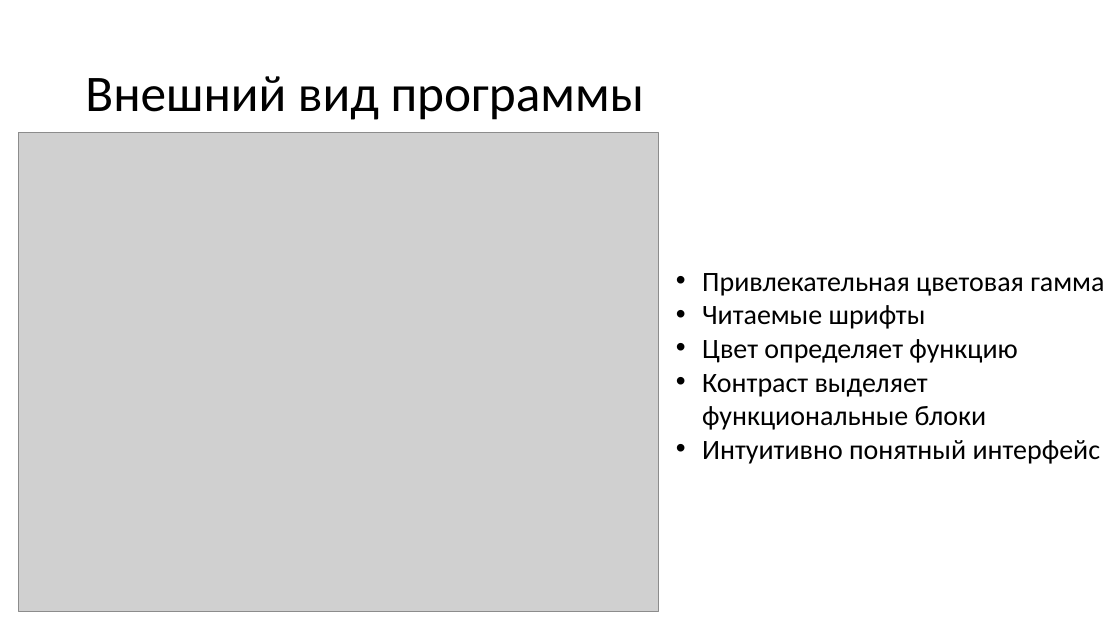
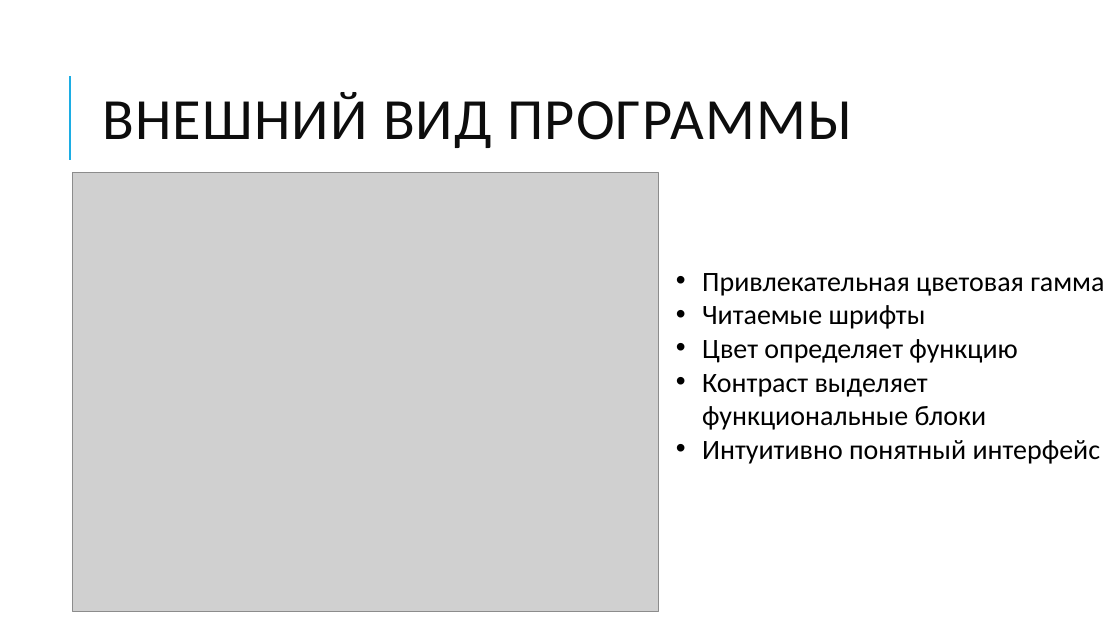
Before and after one commit to N0tilT/Timelon, a slide deck: slide 7 of docs/Timelon.pptx. Drawn at 1120x630 pixels with LibreOffice and Linux fonts; fonts in the diff are those of the drawing; grey boxes stand for pictures. Boxes give left, top, right and bottom in pixels: in the first picture for what was removed or moved away, otherwise in the second. Text is boxed around its words. In the diff, an @@ line names an element or a change of style, - is before the commit and + after.

```diff
--- a/docs/Timelon.pptx
+++ b/docs/Timelon.pptx
@@ line added from (70, 160) to (70, 76), #1CADE4 1.5 pt @@
@@ title at [102, 92, 851, 148]: text changed; size 44 to 50 pt; text colour #000000 to #0D0D0D @@
-Внешний вид программы
+ВНЕШНИЙ ВИД ПРОГРАММЫ
@@ picture: place and size @@
-picture at [19, 133, 659, 612]
+picture at [73, 173, 659, 612]
```
Also in this commit, not shown: 24 other slides changed.
